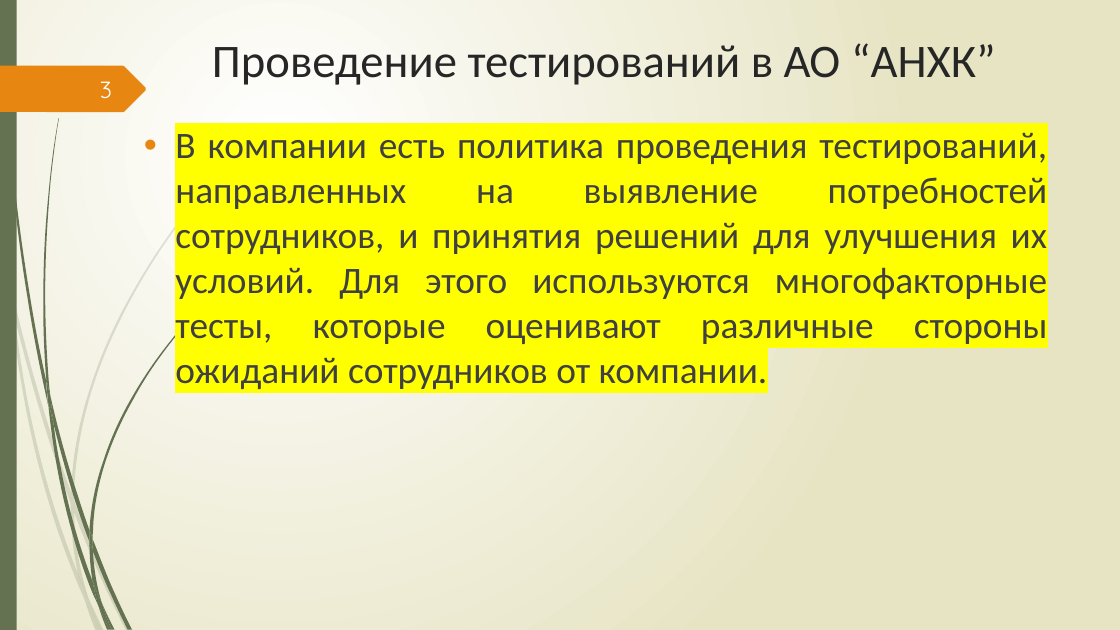
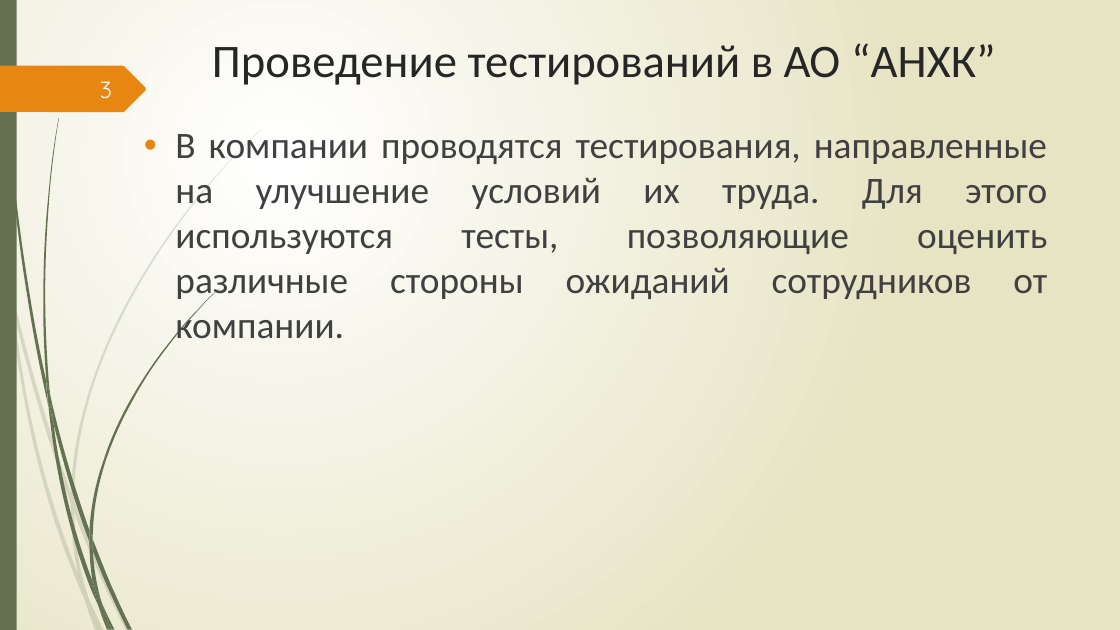
Before and after one commit to Csar9000/Quality-of-life-assessment-system, a slide deck: slide 3 of Документы/Презентация ВКР.pptx. Drawn at 1120x630 pixels with LibreOffice and Linux fonts; fonts in the diff are those of the drawing. Boxes give left, top, right and bottom in pixels: in the first picture for what was removed or moved away, otherwise in the second. Text is boxed around its words. In the diff, an @@ line names an element or a change of style, - is before the commit and + after.

```diff
--- a/Документы/Презентация ВКР.pptx
+++ b/Документы/Презентация ВКР.pptx
@@ text at box(175, 134, 1047, 339): text changed @@
-• В компании есть политика проведения тестирований, направленных на выявление потребностей сотрудников, и принятия решений для улучшения их условий. Для этого используются многофакторные тесты, которые оценивают различные стороны ожиданий сотрудников от компании.
+• В компании проводятся тестирования, направленные на улучшение условий их труда. Для этого используются тесты, позволяющие оценить различные стороны ожиданий сотрудников от компании.
```
Also in this commit, not shown: 5 other slides changed, 2 slides added, 3 slides removed, 1 other file.
